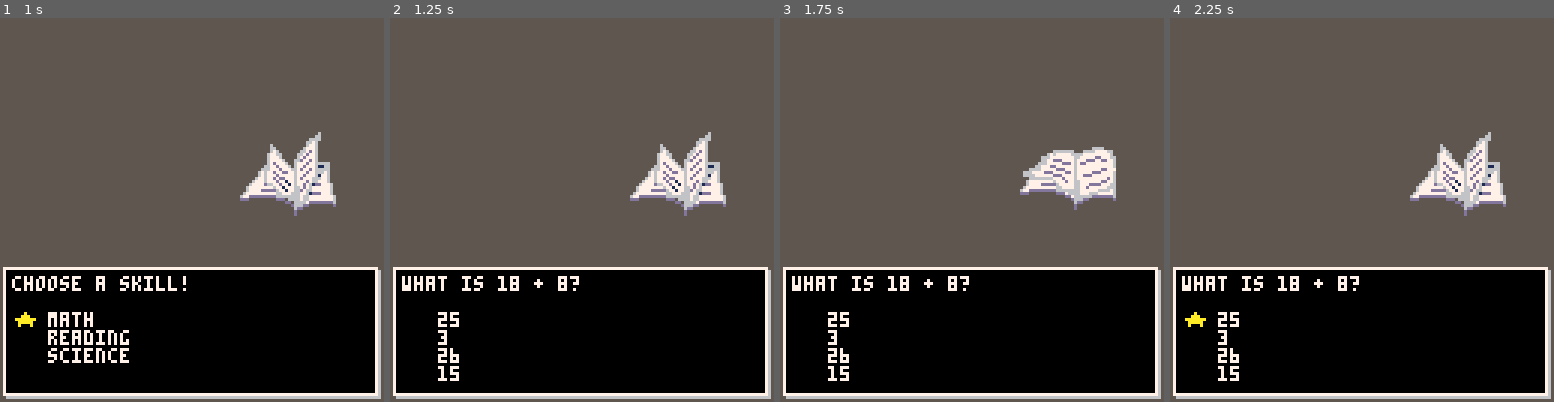
Above: before the commit, frames 1-4 (left to right).
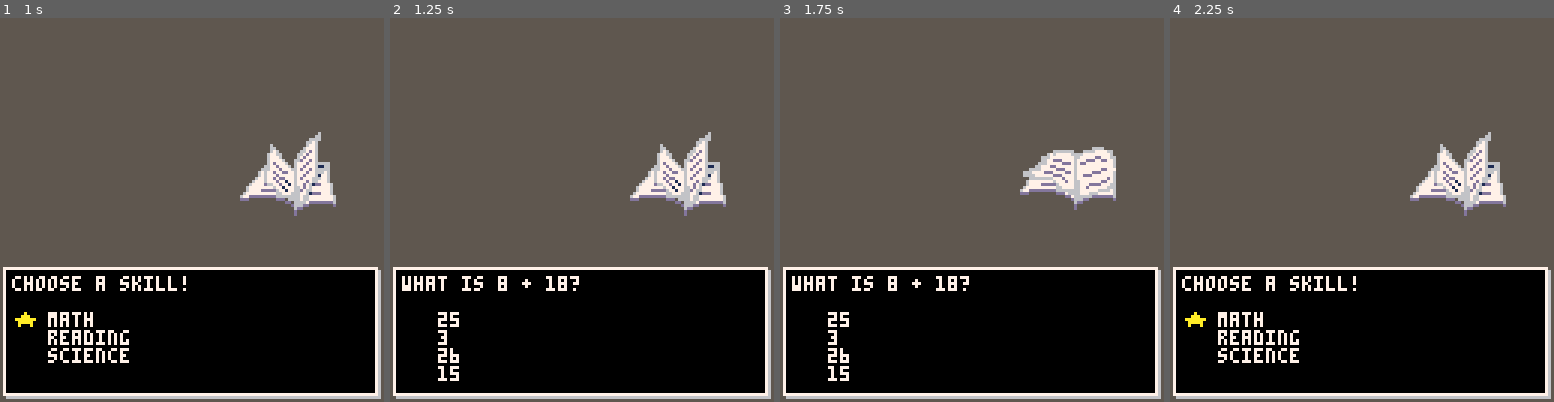
Above: after the commit, the same moments.

Repository: Toofty5/pico8
Game: PICO-8 cartridge tq.p8
Two runs of this game, one before a commit and one after it. Both use one fixed random seed, a clock stepped at 60 frames per second and the inputs below.
Inputs:
- Up to frame 1 (1 s): tap X (X key) at 0.33 s
- Up to frame 2 (1.25 s): tap X (X key) at 1.07 s
- Up to frame 3 (1.75 s): hold Right from 1.6 s (still down)
- Up to frame 4 (2.25 s): tap X (X key) at 1.85 s; release Right at 2.1 s; hold Up from 2.15 s (still down)

Frame 1 is identical in both runs. In frame 2, 0.2% of the frame differs, in the area x 28-43%, y 67-72%; in frame 3, 0.2%; in frame 4, 1.7%, in the area x 3-50%, y 67-95%.

Commit message:
need math attack

Diff:
--- a/tq.p8
+++ b/tq.p8
@@ -211,30 +211,41 @@
 function init_math()
 	num_a=flr(rnd(19)+1)
 	num_b=flr(rnd(19)+1)
-	if num_a<num_b then
-		num_c=num_b
-		num_b=num_a
-		num_a=num_c
+	op=flr(rnd(2))-1 //0 minus
+
+	if op==0 then
+		if num_a<num_b then
+			num_c=num_b
+			num_b=num_a
+			num_a=num_c
+		end
+		answer=num_a-num_b
+		op_s=" - "
+	else
+		answer=num_a+num_b
+		op_s=" + "
 	end
 
 	ui_hw_math={
 		x1=2,y1=84,x2=126,y2=126,
 		text={"what is "..num_a..
-		" + "..num_b.."?",""},
+		op_s..num_b.."?",""},
 		choice=true
 	}
 
 	choices={}
 	for i=1,4 do
-		add(choices,flr(rnd(2*math_max)))
-	end
-	choices[flr(rnd(4))+1] = num_a+num_b
+		this_num=answer
+		while this_num==answer do
+			this_num = flr(rnd(2*math_max))
+		end
+		add(choices,this_num)
+	end
+	choices[flr(rnd(4))+1] = answer
 
 	for x in all(choices) do
 		add(ui_hw_math.text,"   "..x)
 	end
-
-
 	_update=update_math
 end
 
@@ -243,6 +254,11 @@
 
 	choice=-1
 	chooser()
+	if choice != -1 then
+		if choices[choice+1]==answer then
+			_update=update_fight
+		else	_update=update_fight end
+	end
 
 	t+=1
 end
@@ -293,6 +309,13 @@
 		sel=0
 	end
 end
+
+function hit(dmg)
+	enemy.hp -= dmg
+	hit_t=10
+end
+
+
 -->8
 --helper functions
 
